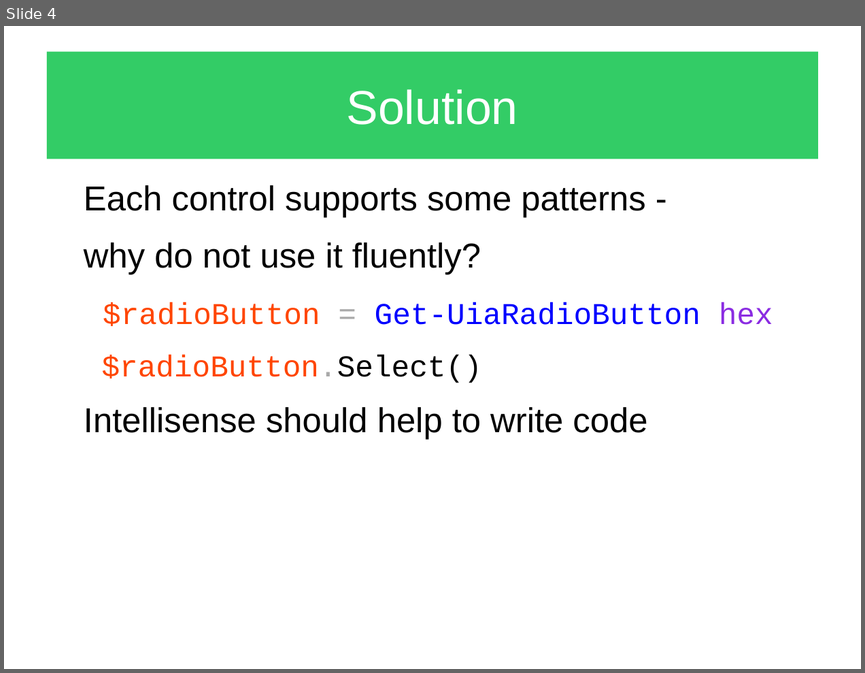
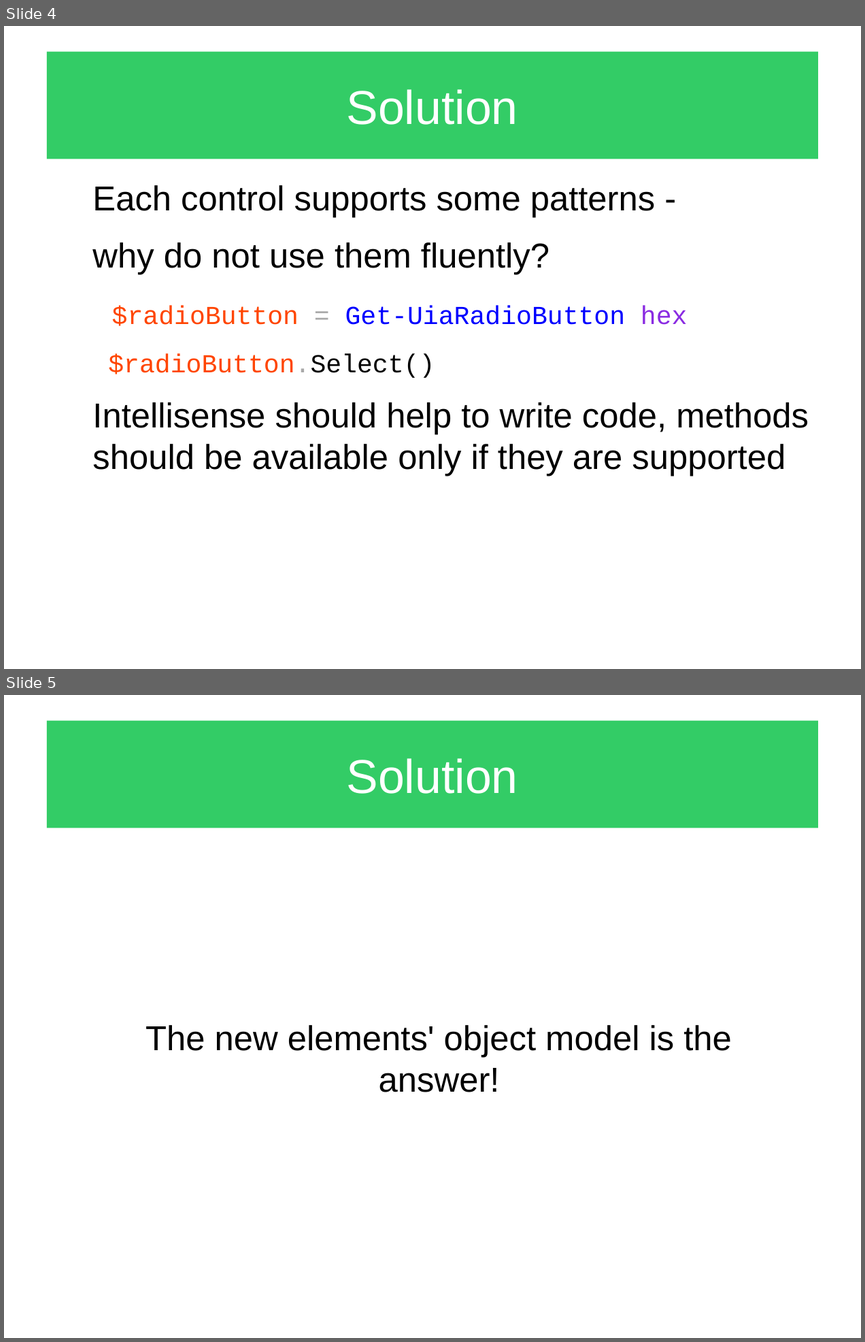
Before and after one commit to apetrovskiy/STUPS, a slide deck: samples/UIAutomation/Presentations/UIAutomation_elements_object_model_part_01.odp. Shown one above the other, each under a label of ours: slide 4 before the commit, slides 4 and 5 after it. The pictures are 865x673 and 865x1342 pixels, drawn with LibreOffice and Linux fonts; fonts in the diff are those of the drawing. Boxes give left, top, right and bottom in pixels: in the first picture for what was removed or moved away, otherwise in the second. Text is boxed around its words. In the diff, an @@ line names an element or a change of style, - is before the commit and + after.

Commit message:
presentation on elements' object model, part 1

```diff
--- a/samples/UIAutomation/Presentations/UIAutomation_elements_object_model_part_01.odp
+++ b/samples/UIAutomation/Presentations/UIAutomation_elements_object_model_part_01.odp
@@ slide 5 added at [4,695,861,1338], background #FFFFFF @@
@@ title added at [47,721,818,828], fill #33CC66, 44 pt, text #FFFFFF @@
+Solution
@@ text added at [145,1025,732,1092], 32 pt, text #000000 @@
+The new elements' object model is the answer!
@@ slide 4 changed as well @@
@@ text "Each control supports some patterns ...": place and size @@
-text "Each control supports some patterns ..." at [84,185,773,439]
+text "Each control supports some patterns ..." at [92,185,808,475]
@@ text at [92,242,549,274]: text changed @@
-why do not use it fluently?
+why do not use them fluently?
@@ text at [108,305,687,378]: size 28 to 24 pt in "$radioButton = Get-UiaRadioButton hex", "$radioButton.Select()" @@
@@ text at [92,402,808,475]: text changed @@
-Intellisense should help to write code
+Intellisense should help to write code, methods should be available only if they are supported
```
Also in this commit, not shown: 11 other slides changed, 5 other slides added, 4 slides removed, 1 other file.
